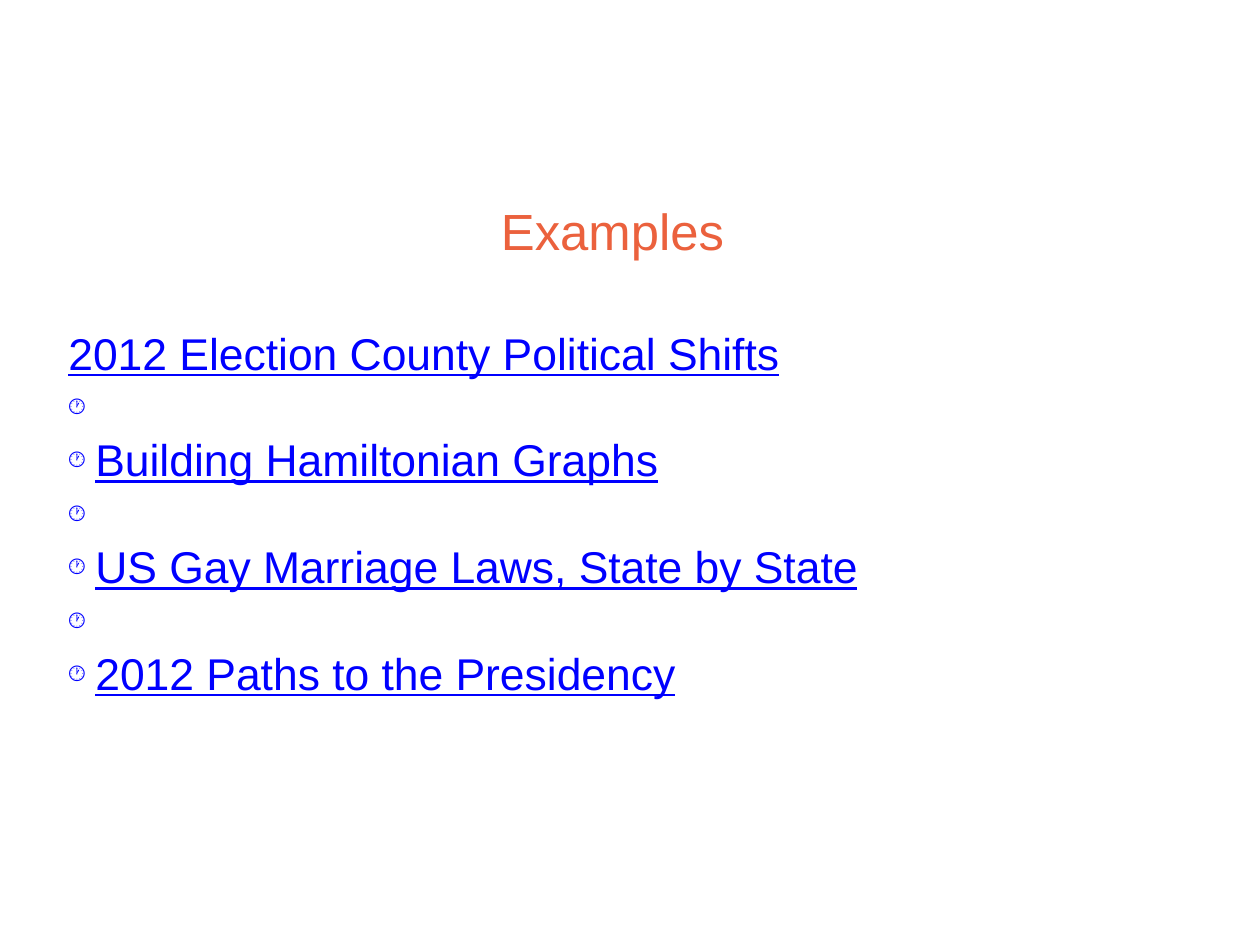
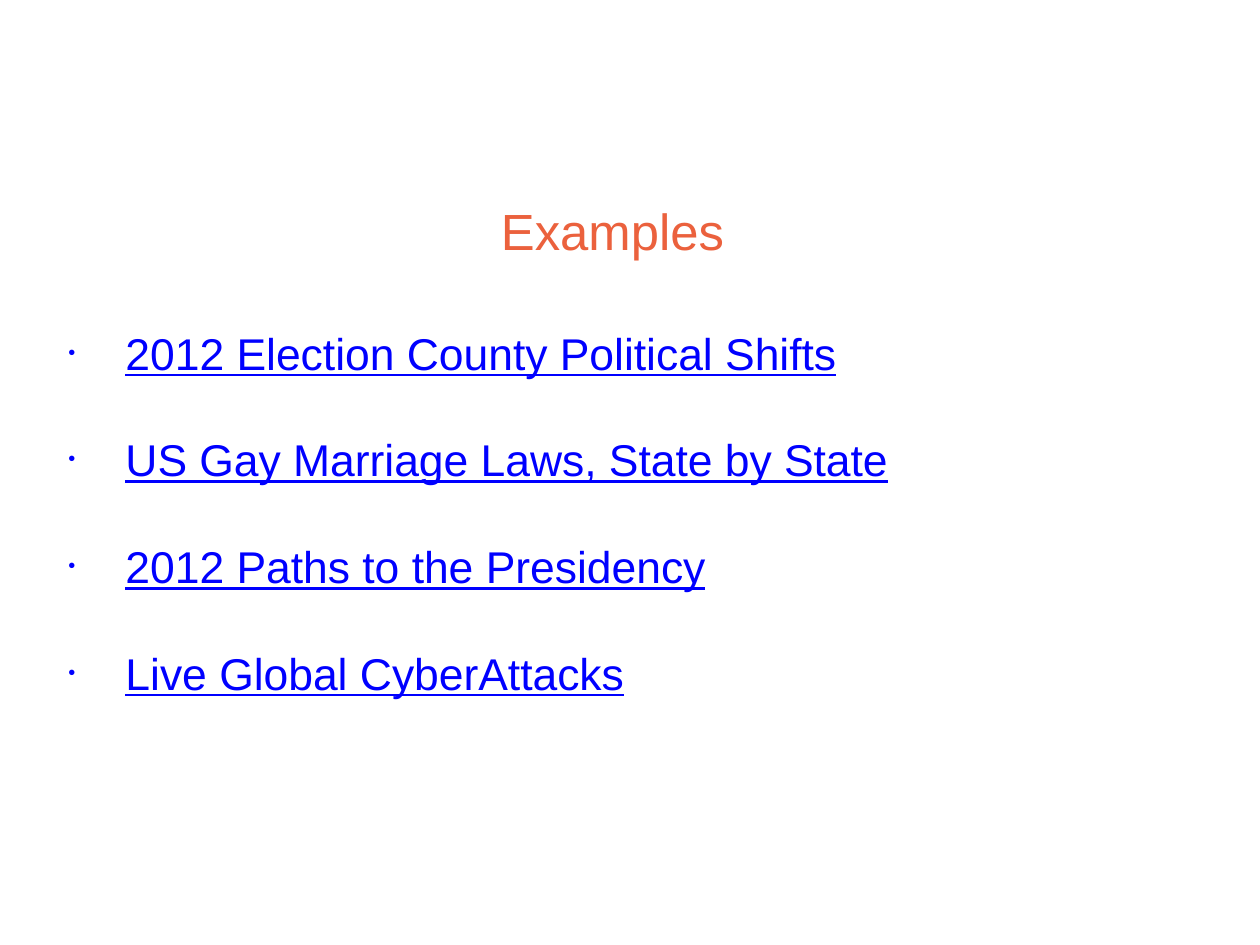
Before and after one commit to ChristianWeeks/d3-LessonPlan, a slide deck: slide 8 of Powerpoint/D3WorkshopCaweeks.pptx (slide 6 before the commit). Drawn at 1260x945 pixels with LibreOffice and Linux fonts; fonts in the diff are those of the drawing. Boxes give left, top, right and bottom in pixels: in the first picture for what was removed or moved away, otherwise in the second. Text is boxed around its words. In the diff, an @@ line names an element or a change of style, - is before the commit and + after.

```diff
--- a/Powerpoint/D3WorkshopCaweeks.pptx
+++ b/Powerpoint/D3WorkshopCaweeks.pptx
@@ text at box(125, 337, 888, 592): bullet 🕐 to • @@
@@ text at box(95, 443, 658, 486): paragraph removed @@
-🕐 Building Hamiltonian Graphs
@@ text at box(125, 657, 624, 699): paragraph added @@
+• Live Global CyberAttacks
```
Also in this commit, not shown: 6 other slides changed, 3 slides added, 5 slides removed, 10 other files.
